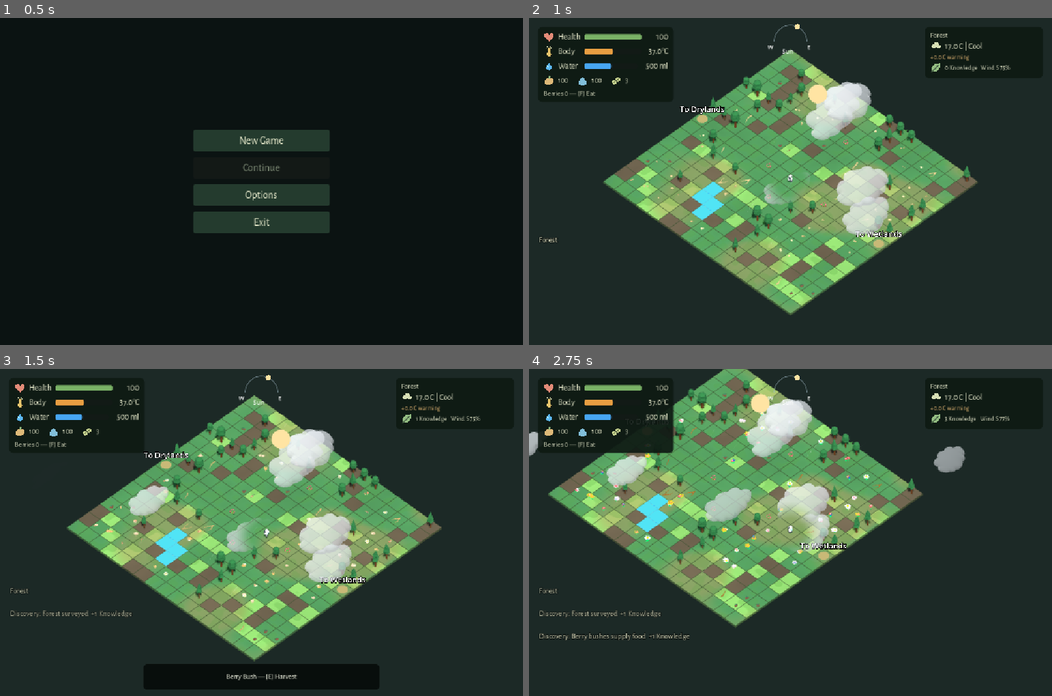
Above: before the commit, frames 1-4 (two rows, left to right).
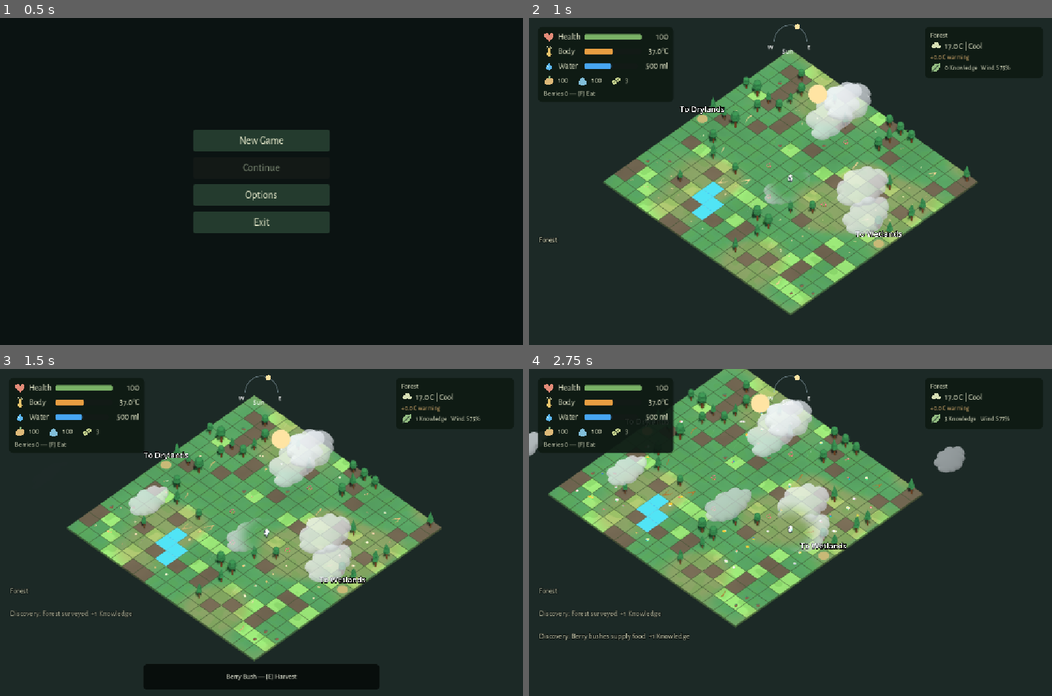
Above: after the commit, the same moments.

Repository: emir-masinovic/gameup-2026-nihilists
Game: Godot game, scene res://features/menus/main_menu.tscn
Two runs of this game, one before a commit and one after it. Both use one fixed random seed, a clock stepped at 60 frames per second and the inputs below.
Inputs (mouse positions are in pixels of both pictures, inside the frame that each line leads up to):
- Up to frame 1 (0.5 s): no input
- Up to frame 2 (1 s): click "New Game" at 0.5 s
- Up to frame 3 (1.5 s): tap Enter (ui_accept) at 1.25 s; move the mouse to (376, 516) at 1.27 s; hold D (move_east) from 1.28 s (still down); hold F (eat) from 1.28 s (still down); click (376, 516) at 1.42 s
- Up to frame 4 (2.75 s): tap Space (chop_gather) at 1.52 s; release D (move_east) at 2 s; release F (eat) at 2 s; drag from (685, 548) to (764, 597) at 2.02 s

Frame 1 is identical in both runs. In frame 2, 0.1% of the frame differs, in the area x 19-77%, y 26-73%; in frame 3, 0.2%; in frame 4, 0.5%, in the area x 8-66%, y 13-62%.

Commit message:
fix: reduce decorative flower scale

Diff:
--- a/features/assets/c2gaming/MeshEcologyLibrary.gd
+++ b/features/assets/c2gaming/MeshEcologyLibrary.gd
@@ -1,6 +1,8 @@
 extends RefCounted
 # Ten shared meshes retain imported material colors as vertex colors for one draw each.
 const FILES = ["Flower01","Flower02","Flower03","Flower04","Flower05","Log04","Log05","Log06","Log07","Log08"]
+# Baseline flower size only; seeded instance variation and branches remain unchanged.
+const FLOWER_SCALE_MULTIPLIER = 0.58
 static var _meshes: Array[ArrayMesh] = []
 
 static func mesh_for(variant: int) -> ArrayMesh:
@@ -12,7 +14,7 @@
 			_append(scene,Transform3D.IDENTITY,surface)
 			var raw = surface.commit()
 			var box = raw.get_aabb()
-			var size = Vector3.ONE*(0.72/box.size.y) if i < 5 else Vector3(1.25/maxf(box.size.x,box.size.z),0.14/box.size.y,1.25/maxf(box.size.x,box.size.z))
+			var size = Vector3.ONE*(0.72*FLOWER_SCALE_MULTIPLIER/box.size.y) if i < 5 else Vector3(1.25/maxf(box.size.x,box.size.z),0.14/box.size.y,1.25/maxf(box.size.x,box.size.z))
 			var mesh = SurfaceTool.new()
 			mesh.begin(Mesh.PRIMITIVE_TRIANGLES)
 			mesh.append_from(raw,0,Transform3D(Basis.IDENTITY.scaled(size),-Vector3(box.get_center().x,box.position.y,box.get_center().z)*size))
